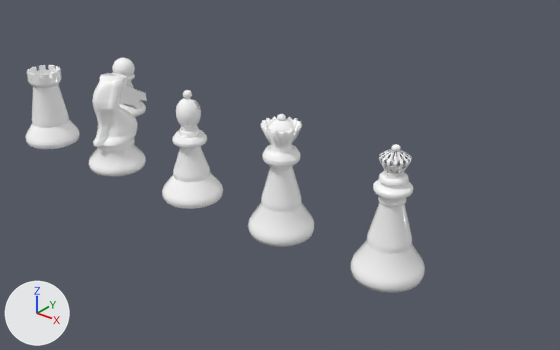
An edit to the glTF model FrontEnd/src/assets/models/Pieces.glb, drawn before and after from the same camera.
Before and after are seen from a 50 mm lens placed at (3.14, -8.39, 4.38), pointed at (-1.77, -2.26, 0.58). The axes (+X, +Y, +Z) are drawn at lower left. The lights are the same throughout. Vertices at the same position are counted once.

The first picture shows 'bishop', 'king', 'knight', 'pawn', 'queen', 'rook'.
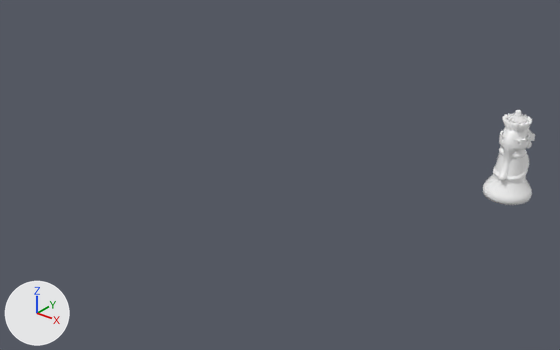
Pixel boxes [x1, y1, x2, y2] of what changed, in the pictures (560 x 350 px; the box of a moved part takes in the faces that stretch with it):
'king', reshaped, moved, turned, rescaled
    before: [351, 144, 425, 293]
    after: [483, 110, 532, 205]
'queen', reshaped, moved, turned, rescaled
    before: [248, 114, 314, 247]
    after: [502, 112, 532, 133]
'knight', reshaped, moved, turned, rescaled
    before: [89, 72, 147, 177]
    after: [493, 126, 535, 181]
'bishop', reshaped, moved, turned, rescaled
    before: [162, 90, 223, 209]
    after: [499, 128, 527, 158]
'rook', deleted
    before: [25, 65, 80, 149]
'tower', added
    after: [493, 131, 530, 184]
'pawn', reshaped, moved, turned, rescaled (not visible afterwards)
    before: [112, 58, 146, 117]
part 2 of me_sphere_016, moved or reshaped
    before: [248, 116, 314, 247]
    after: [502, 113, 532, 133]
part 3 of me_sphere_016, added
    after: [507, 112, 527, 124]
part 4 of me_sphere_016, deleted
    before: [267, 114, 295, 132]

The change, as a diff of the scene's bpy script:
```diff
--- a/FrontEnd/src/assets/models/Pieces.glb.py
+++ b/FrontEnd/src/assets/models/Pieces.glb.py
@@ me_sphere_013 @@
 me_sphere_013.from_pydata(...)  # 3703 vertices, 6938 faces; spans x -0.0245..0.0245, y -0.0246..0.0246, z -0.0002..0.0934
 # used by ob_king; location = (0.535, -3.767, 0.988); rotation_euler = (0.0, -3.142, 0.0), in degrees (0, -180, 0); scale = (-11.8, -11.8, -11.8)
+# me_sphere_013 part 1: the whole mesh is multiplied about the mesh origin by the matrix ((11.833, 0.0, 0.0), (0.0, -11.833, 0.0), (0.0, 0.0, 11.833))
 me_sphere_013.materials.append(mat_white)
@@ me_sphere_016 @@
 # used by ob_queen; location = (-0.541, -3.767, 0.988); rotation_euler = (0.0, -3.142, 0.0), in degrees (0, -180, 0); scale = (-14.3, -14.3, -14.3)
-me_sphere_016.from_pydata(...)  # 2612 vertices, 5210 faces; spans x -0.0201..0.0201, y -0.0202..0.0202, z -0.0001..0.0758
+me_sphere_016.from_pydata(...)  # 2611 vertices, 5208 faces; spans x -0.2871..0.2871, y -0.2886..0.2886, z -0.0013..1.0833
+# me_sphere_016 part 2: the loose piece of 1811 vertices spanning x -0.0201..0.0201, y -0.0202..0.0202, z -0.0001..0.0707 is multiplied about the mesh origin by the matrix ((14.291, 0.0, 0.0), (0.0, -14.291, 0.0), (0.0, 0.0, 14.291))
+# me_sphere_016 part 3: a new loose piece of 800 vertices spanning x -0.1204..0.1204, y -0.1204..0.1204, z 0.9006..1.0833, in mat_white (white #ffffff)
+# me_sphere_016 part 4: the loose piece of 801 vertices spanning x -0.0084..0.0084, y -0.0084..0.0084, z 0.063..0.0758 is deleted
 me_sphere_016.materials.append(mat_white)
@@ me_sphere_018 @@
 me_sphere_018.from_pydata(...)  # 2517 vertices, 5030 faces; spans x -0.0201..0.0201, y -0.0202..0.0202, z 0.0..0.0735
 # used by ob_bishop; location = (-1.618, -3.767, 0.988); rotation_euler = (0.0, -3.142, 0.0), in degrees (0, -180, 0); scale = (-14.3, -14.3, -14.3)
+# me_sphere_018 part 5: the whole mesh is multiplied about the mesh origin by the matrix ((14.291, 0.0, 0.0), (0.0, -14.291, 0.0), (0.0, 0.0, 14.291))
 me_sphere_018.materials.append(mat_white)
@@ me_sphere_019 @@
 me_sphere_019.from_pydata(...)  # 2674 vertices, 5334 faces; spans x -0.0201..0.0201, y -0.0254..0.0202, z 0.0..0.0656
 # used by ob_knight; location = (-2.694, -3.767, 0.988); rotation_euler = (0.0, -3.142, 0.0), in degrees (0, -180, 0); scale = (-14.3, -14.3, -14.3)
+# me_sphere_019 part 6: the whole mesh is multiplied about the mesh origin by the matrix ((14.291, 0.0, 0.0), (0.0, -14.291, 0.0), (0.0, 0.0, 14.291))
 me_sphere_019.materials.append(mat_white)
@@ me_sphere_027 @@
 me_sphere_027.from_pydata(...)  # 1591 vertices, 3118 faces; spans x -0.0151..0.0152, y -0.0152..0.0152, z 0.0..0.0458
 # used by ob_pawn; location = (-3.77, -2.691, 0.988); rotation_euler = (0.0, -3.142, 0.0), in degrees (0, -180, 0); scale = (-14.5, -14.5, -14.5)
+# me_sphere_027 part 7: the whole mesh is multiplied about the mesh origin by the matrix ((14.545, 0.0, 0.0), (0.0, -14.545, 0.0), (0.0, 0.0, 14.545))
 me_sphere_027.materials.append(mat_white)
@@ ob_king @@
 ob_king = bpy.data.objects.new('king', me_sphere_013)
-ob_king.location = (0.535, -3.767, 0.988)
-ob_king.rotation_euler = (0.0, -3.142, 0.0)  # degrees (0, -180, 0)
-ob_king.scale = (-11.8, -11.8, -11.8)
+ob_king.location = (0.0, 0.0, 0.0)
+ob_king.rotation_euler = (0.0, 0.0, -3.142)  # degrees (0, 0, -180)
@@ ob_queen @@
 ob_queen = bpy.data.objects.new('queen', me_sphere_016)
-ob_queen.location = (-0.541, -3.767, 0.988)
-ob_queen.rotation_euler = (0.0, -3.142, 0.0)  # degrees (0, -180, 0)
-ob_queen.scale = (-14.3, -14.3, -14.3)
+ob_queen.location = (0.0, 0.0, 0.0)
@@ ob_bishop @@
 ob_bishop = bpy.data.objects.new('bishop', me_sphere_018)
-ob_bishop.location = (-1.618, -3.767, 0.988)
-ob_bishop.rotation_euler = (0.0, -3.142, 0.0)  # degrees (0, -180, 0)
-ob_bishop.scale = (-14.3, -14.3, -14.3)
+ob_bishop.location = (0.0, 0.0, 0.0)
@@ ob_knight @@
 ob_knight = bpy.data.objects.new('knight', me_sphere_019)
-ob_knight.location = (-2.694, -3.767, 0.988)
-ob_knight.rotation_euler = (0.0, -3.142, 0.0)  # degrees (0, -180, 0)
-ob_knight.scale = (-14.3, -14.3, -14.3)
+ob_knight.location = (0.0, 0.0, 0.0)
@@ ob_rook @@
-ob_rook = bpy.data.objects.new('rook', me_sphere_020)
@@ ob_pawn @@
 ob_pawn = bpy.data.objects.new('pawn', me_sphere_027)
-ob_pawn.location = (-3.77, -2.691, 0.988)
-ob_pawn.rotation_euler = (0.0, -3.142, 0.0)  # degrees (0, -180, 0)
-ob_pawn.scale = (-14.5, -14.5, -14.5)
+ob_pawn.location = (0.0, 0.0, 0.0)
@@ ob_tower @@
+ob_tower = bpy.data.objects.new('tower', me_sphere_064)  # 989 vertices, 1972 faces; spans x -0.288..0.288, y -0.289..0.289, z 0.001..0.797; in mat_white (white #ffffff)
+ob_tower.location = (0.0, 0.0, 0.0)
```
